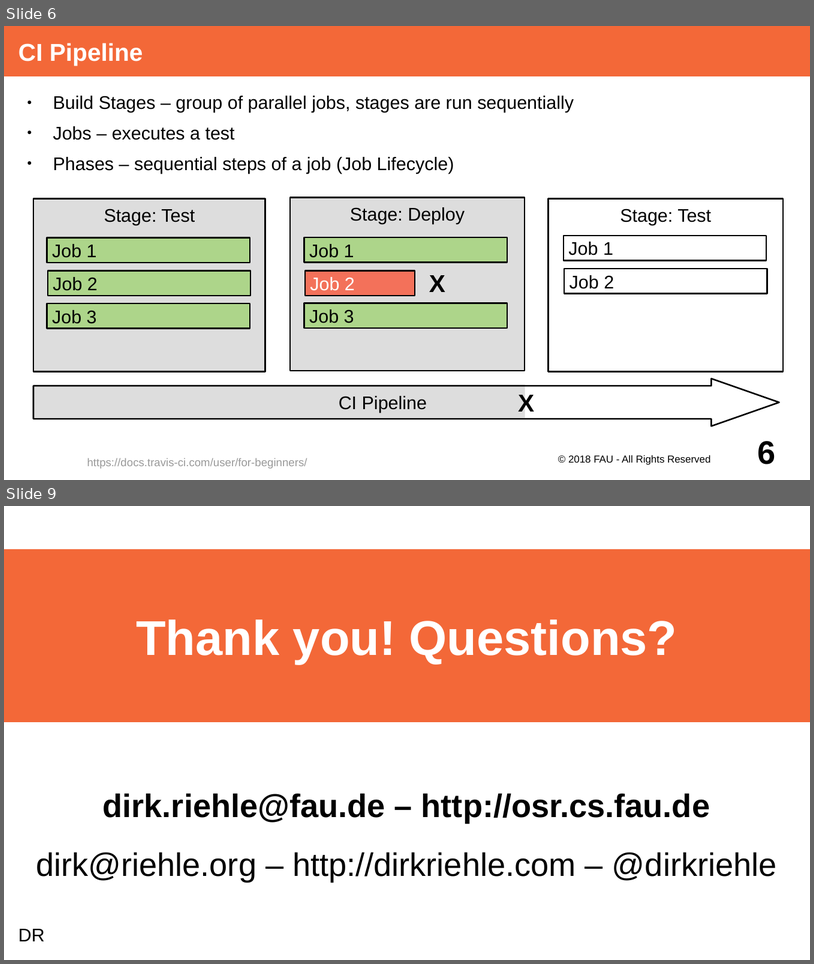
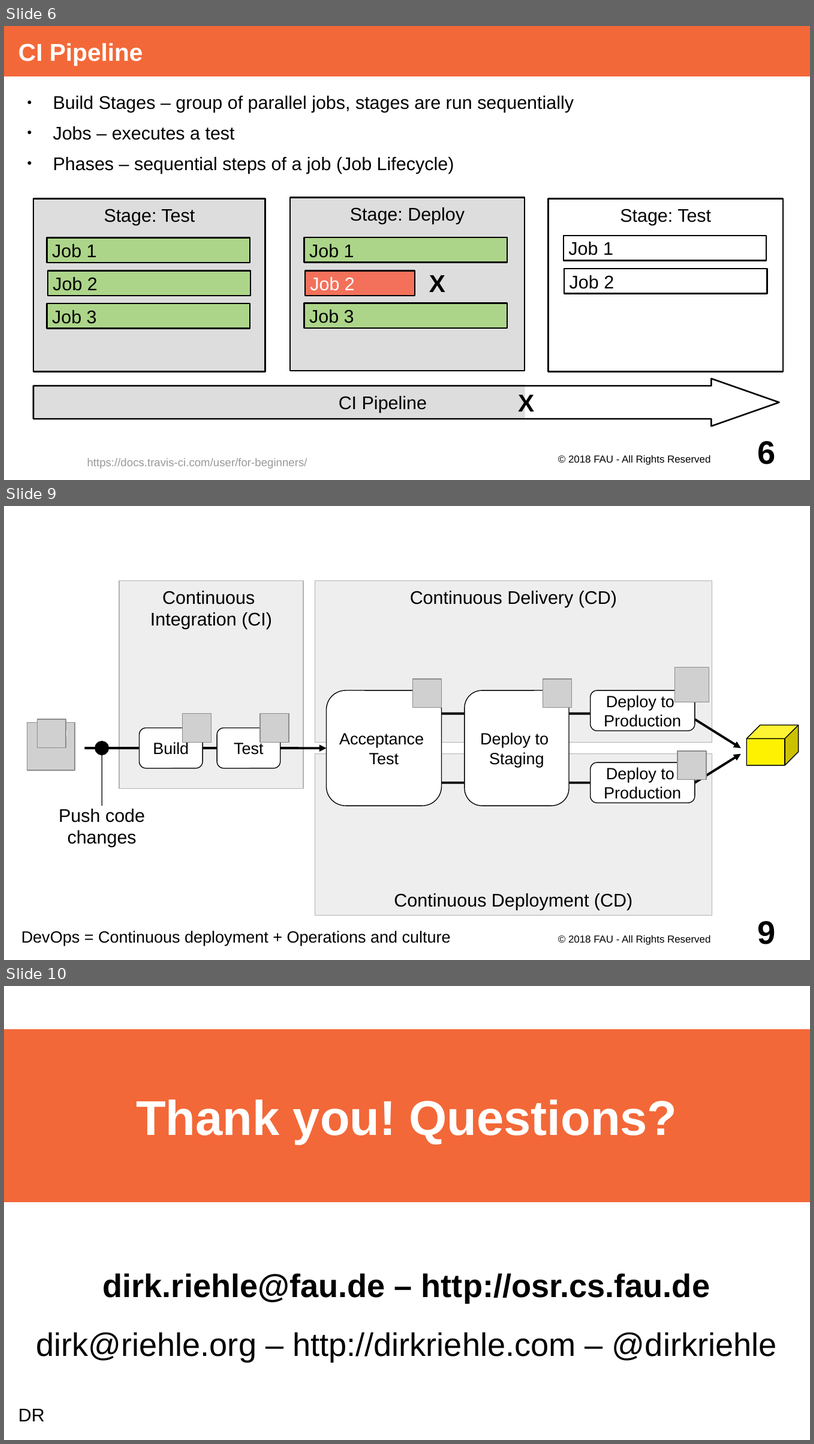
Before and after one commit to dirkriehle/adap-course, a slide deck: Lecture Slides/ADAP Z02 - Continuous Integration.odp. Shown one above the other, each under a label of ours: slides 6 and 9 before the commit, slides 6, 9 and 10 after it; the slides between them are not shown. The pictures are 814x964 and 814x1444 pixels, drawn with LibreOffice and Linux fonts; fonts in the diff are those of the drawing; grey boxes stand for pictures. Boxes give left, top, right and bottom in pixels: in the first picture for what was removed or moved away, otherwise in the second. Text is boxed around its words. In the diff, an @@ line names an element or a change of style, - is before the commit and + after.

```diff
--- a/Lecture Slides/ADAP Z02 - Continuous Integration.odp
+++ b/Lecture Slides/ADAP Z02 - Continuous Integration.odp
@@ slide 9 added at (4,506,810,960), background #FFFFFF @@
@@ rectangle added at (119,580,303,788), fill #EEEEEE, outline #B2B2B2 0.79 pt, 18 pt, text #000000 @@
+Continuous
+Integration (CI)
@@ rectangle added at (315,580,713,742), fill #EEEEEE, outline #B2B2B2 0.79 pt, 18 pt, text #000000 @@
+Continuous Delivery (CD)
@@ picture added at (675,667,710,702) @@
@@ picture added at (413,679,441,707) @@
@@ picture added at (543,679,572,707) @@
@@ rounded rectangle added at (327,690,441,805), fill #FFFFFF, outline #000000 0.79 pt, 16 pt, text #000000 @@
+Acceptance
+Test
@@ freeform shape added at (465,690,570,805), fill #FFFFFF, outline #000000 0.79 pt, 16 pt, text #000000 @@
+Deploy to
+Staging
@@ rounded rectangle added at (591,690,696,730), fill #FFFFFF, outline #000000 0.79 pt, 16 pt, text #000000 @@
+Deploy to
+Production
@@ picture added at (37,719,65,747) @@
@@ ellipse added at (39,720,67,748), fill #FFFFFF @@
@@ picture added at (183,713,211,742) @@
@@ picture added at (260,713,288,742) @@
@@ arrow added from (436, 713) to (666, 713), #000000 2.3 pt @@
@@ arrow added from (696, 719) to (741, 748), #000000 2.3 pt @@
@@ picture added at (27,723,74,770) @@
@@ rounded rectangle added at (140,728,203,768), fill #FFFFFF, outline #000000 0.79 pt, 16 pt, text #000000 @@
+Build
@@ rounded rectangle added at (217,728,281,768), fill #FFFFFF, outline #000000 0.79 pt, 16 pt, text #000000 @@
+Test
@@ cube added at (747,725,800,765), fill #FFF200, outline #000000 0.79 pt @@
@@ arrow added from (84, 748) to (327, 748), #000000 2.3 pt @@
@@ ellipse added at (96,742,108,754), fill #000000, outline #000000 2.83 pt @@
@@ line added from (102, 754) to (102, 805), #000000 0.79 pt @@
@@ rectangle added at (315,754,713,915), fill #EEEEEE, outline #B2B2B2 0.79 pt, 18 pt, text #000000 @@
+Continuous Deployment (CD)
@@ picture added at (678,751,707,780) @@
@@ arrow added from (696, 783) to (741, 754), #000000 2.3 pt @@
@@ rounded rectangle added at (591,762,696,802), fill #FFFFFF, outline #000000 0.79 pt, 16 pt, text #000000 @@
+Deploy to
+Production
@@ arrow added from (437, 783) to (667, 783), #000000 2.3 pt @@
@@ text added at (59,808,145,847), 18 pt, text #000000 @@
+Push code changes
@@ text added at (21,930,451,945), 16 pt, text #000000 @@
+DevOps = Continuous deployment + Operations and culture
@@ text added at (569,934,711,945), 10 pt, text #000000 @@
+© 2018 FAU - All Rights Reserved
@@ page number added at (758,921,776,944), 32 pt, text #000000, bold @@
+9
@@ what was slide 9 is now slide 10 @@
```
Also in this commit, not shown: 2 slides changed, 1 other file.
